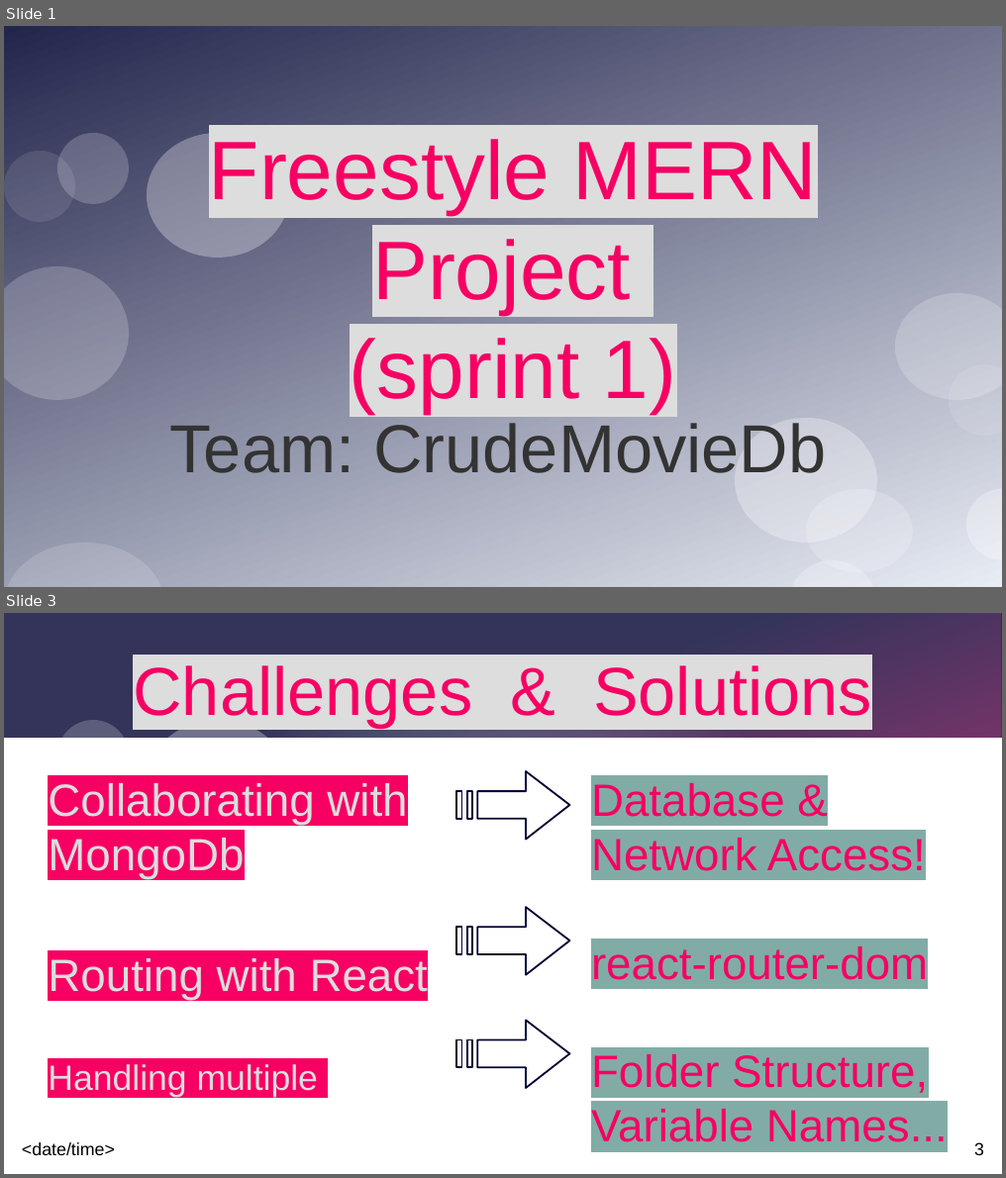
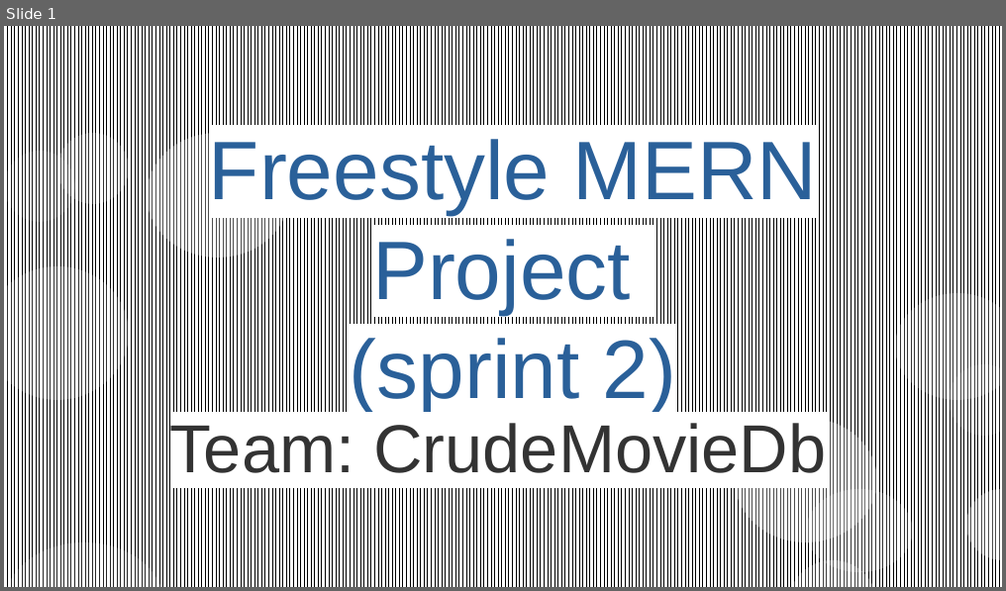
Before and after one commit to CodecoolGlobal/freestyle-mern-project-react-lillitaz, a slide deck: präsentation/CrudeMovieDb-PP.odp. Shown one above the other, each under a label of ours: slides 1 and 3 before the commit, slide 1 after it; the slides between them are not shown. The pictures are 1006x1178 and 1006x591 pixels, drawn with LibreOffice and Linux fonts; fonts in the diff are those of the drawing. Boxes give left, top, right and bottom in pixels: in the first picture for what was removed or moved away, otherwise in the second. Text is boxed around its words. In the diff, an @@ line names an element or a change of style, - is before the commit and + after.

```diff
--- a/präsentation/CrudeMovieDb-PP.odp
+++ b/präsentation/CrudeMovieDb-PP.odp
@@ slide 3 removed at [4, 613, 1002, 1174], background #FFFFFF; not listed: 3 template elements that a slide beside it also shows @@
@@ rectangle removed at [4, 613, 1002, 1174] @@
@@ rectangle removed at [4, 613, 1001, 1174] @@
@@ title removed at [133, 665, 872, 729] @@
-Challenges & Solutions
@@ ellipse removed at [148, 720, 289, 845] @@
@@ rectangle removed at [4, 738, 1002, 1174] @@
@@ text removed at [48, 783, 428, 1097] @@
-Collaborating with MongoDb
-Routing with React
-Handling multiple
@@ freeform shape removed at [456, 771, 570, 840] @@
@@ text removed at [591, 783, 947, 1143] @@
-Database & Network Access!
-react-router-dom
-Folder Structure, Variable Names...
@@ freeform shape removed at [456, 907, 570, 975] @@
@@ freeform shape removed at [456, 1021, 570, 1088] @@
@@ text removed at [22, 1143, 115, 1157] @@
-<date/time>
@@ page number removed at [974, 1143, 984, 1156] @@
-3
@@ slide 1 changed as well @@
@@ rectangle at [4, 26, 1002, 587]: fill gradient #23254C to #E8ECF4 to pattern #000000 on #FFFFFF @@
@@ title at [209, 139, 818, 412]: text changed; text colour #F60063 to #2A6099 @@
-Freestyle MERN Project
-(sprint 1)
+Freestyle MERN Project
+(sprint 2)
@@ subtitle "Team: CrudeMovieDb" at [170, 423, 826, 473]: highlight none to #FFFFFF @@
```
Also in this commit, not shown: 2 other slides changed, 4 slides added, 2 other slides removed, 2 other files.
